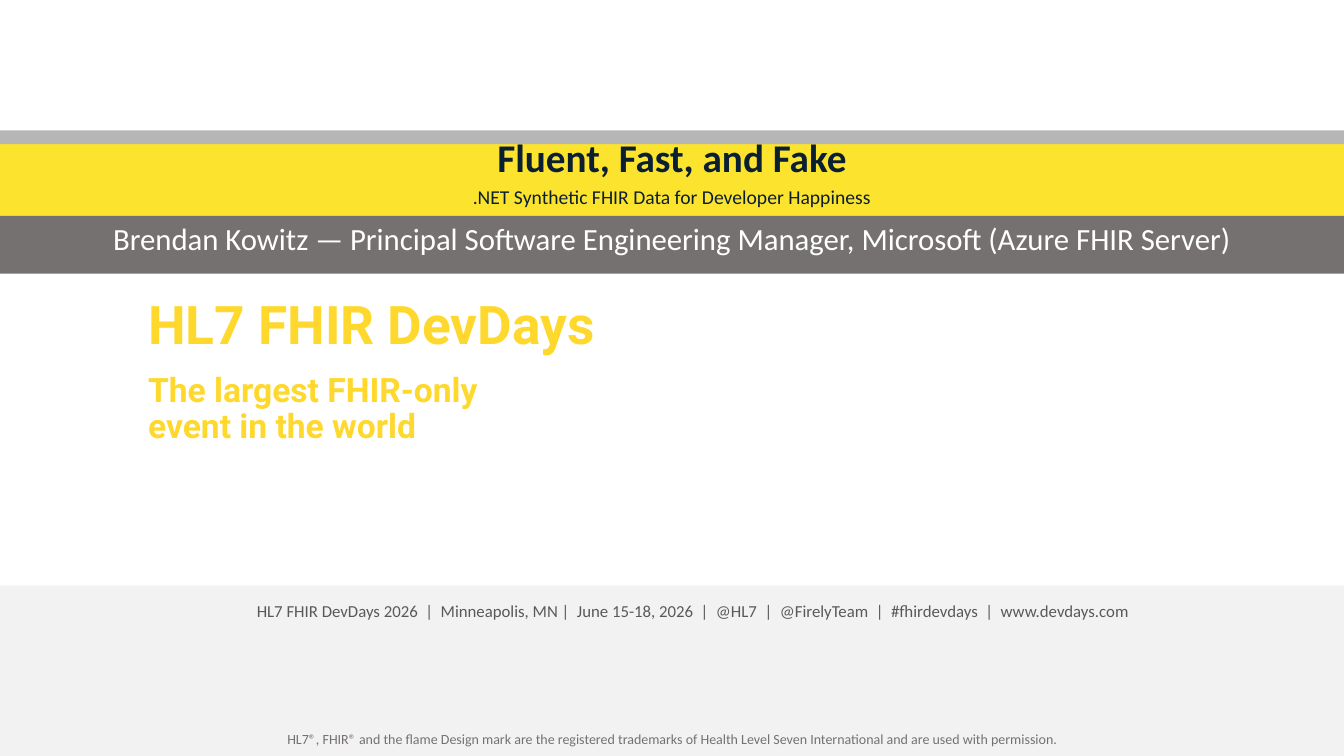
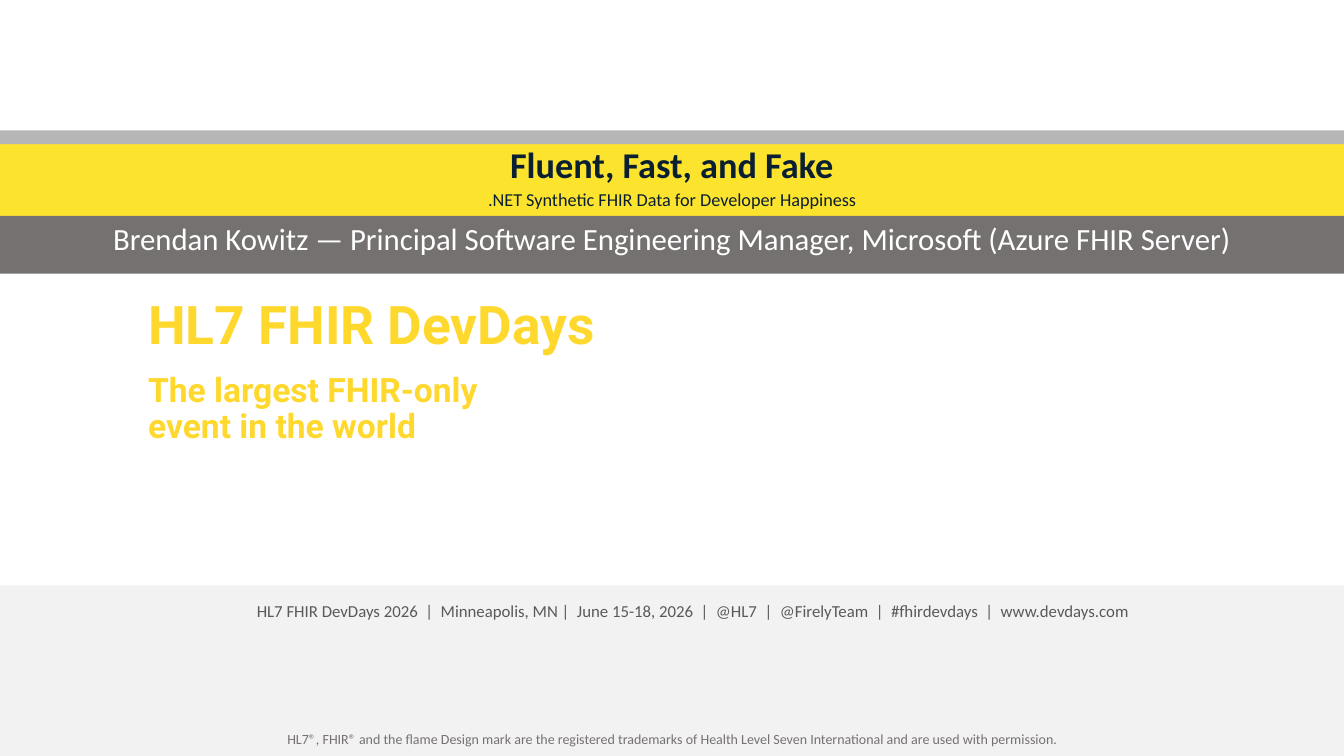
Before and after one commit to brendankowitz/FHIRDevDays2026, a slide deck: slide 1 of talks/talk2-fhir-fakes/DD26_CT_260617_Brendan-Kowitz_FhirFakes-dotNET.pptx. Drawn at 1344x756 pixels with LibreOffice and Linux fonts; fonts in the diff are those of the drawing; background and template pictures are left out. Boxes give left, top, right and bottom in pixels: in the first picture for what was removed or moved away, otherwise in the second. Text is boxed around its words. In the diff, an @@ line names an element or a change of style, - is before the commit and + after.

```diff
--- a/talks/talk2-fhir-fakes/DD26_CT_260617_Brendan-Kowitz_FhirFakes-dotNET.pptx
+++ b/talks/talk2-fhir-fakes/DD26_CT_260617_Brendan-Kowitz_FhirFakes-dotNET.pptx
@@ text "Fluent, Fast, and Fake" moved from (x1=473, y1=139, x2=870, y2=207) to (x1=488, y1=152, x2=856, y2=209) @@
@@ text "Fluent, Fast, and Fake" at (x1=488, y1=152, x2=856, y2=209): size 28 to 25.9 pt in "Fluent, Fast, and Fake"; size 14 to 12.9 pt in ".NET Synthetic FHIR Data for Developer Happiness"; line spacing 0.9 to 0.8 @@
```
Also in this commit, not shown: 1 other slide changed, 1 other file.
